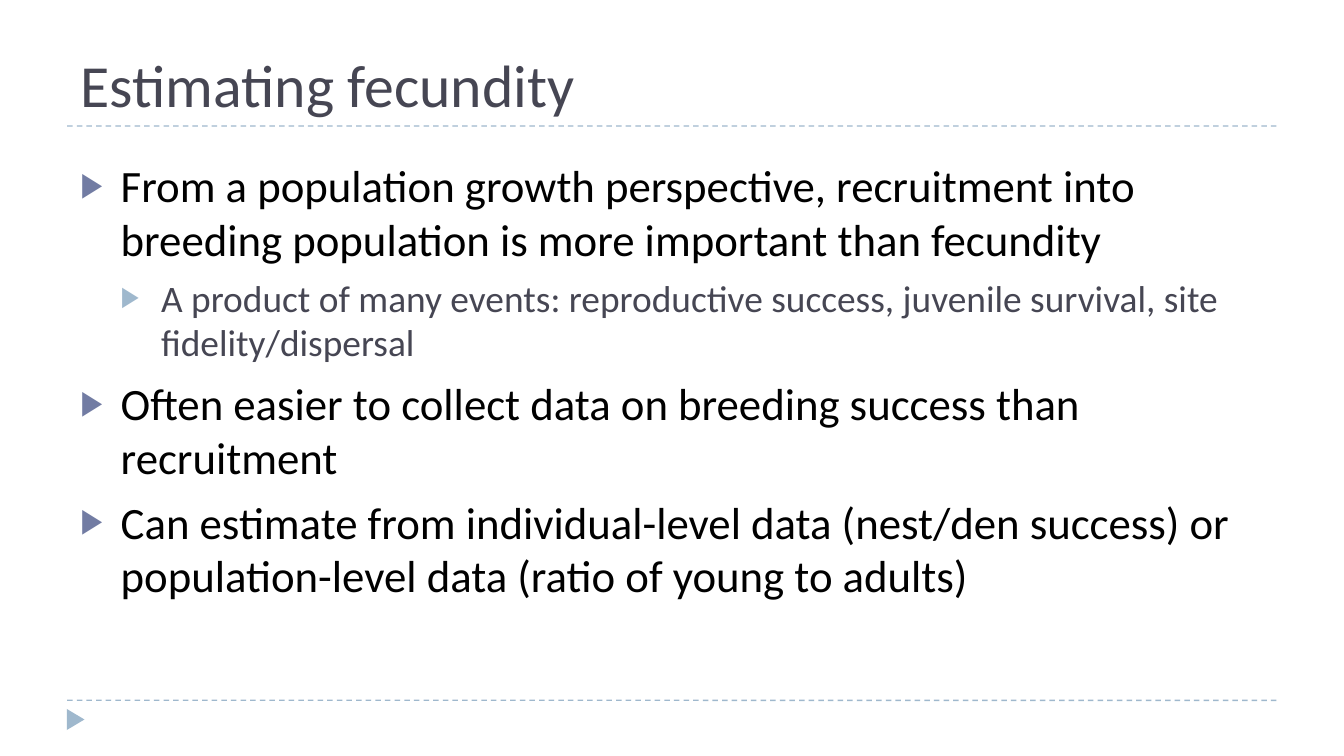
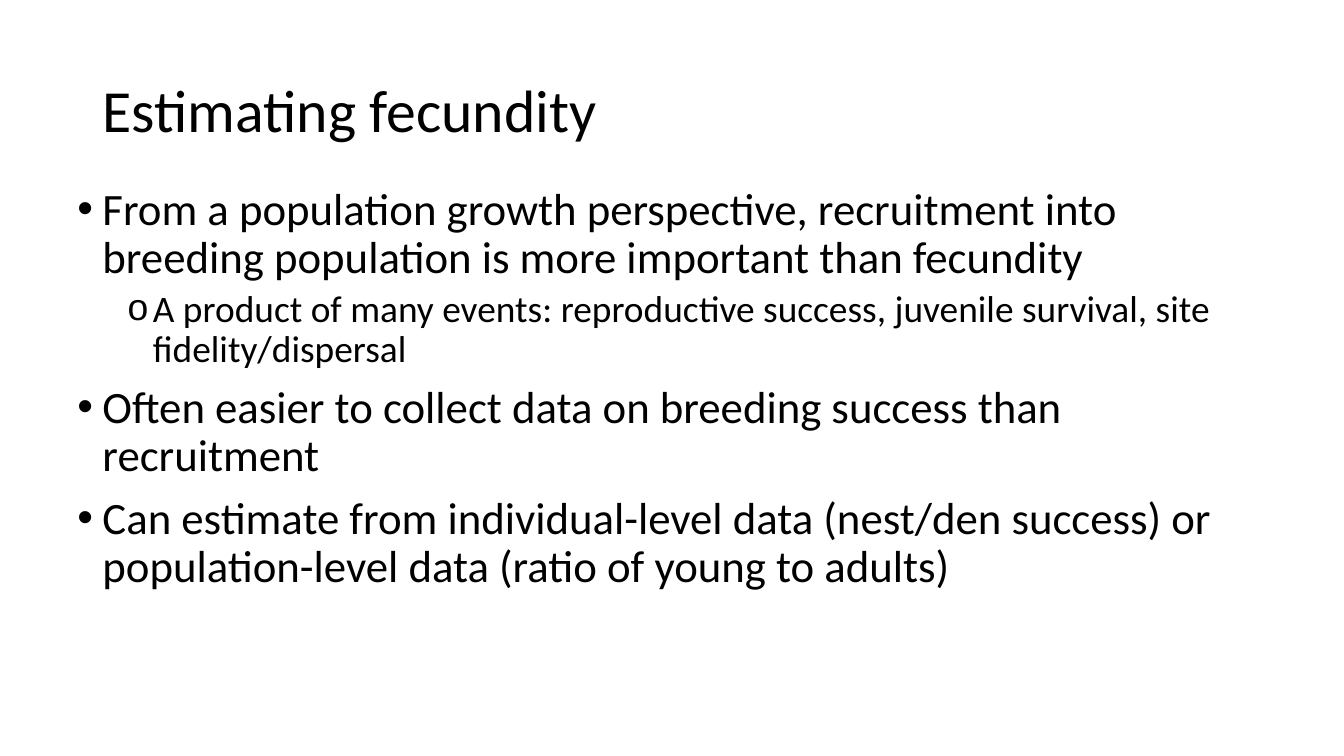
Before and after one commit to ssa200/ssa200.github.io, a slide deck: slide 5 of static/lectures/05_demo-data.pptx. Drawn at 1344x756 pixels with LibreOffice and Linux fonts; fonts in the diff are those of the drawing; background and template pictures are left out. Boxes give left, top, right and bottom in pixels: in the first picture for what was removed or moved away, otherwise in the second. Text is boxed around its words. In the diff, an @@ line names an element or a change of style, - is before the commit and + after.

```diff
--- a/static/lectures/05_demo-data.pptx
+++ b/static/lectures/05_demo-data.pptx
@@ title "Estimating fecundity": place and size @@
-title "Estimating fecundity" at [80,65,574,118]
+title "Estimating fecundity" at [102,90,596,143]
@@ title "Estimating fecundity" at [102,90,596,143]: text colour #464653 to #000000; line spacing 1 to 0.9; vertical alignment bottom to middle @@
@@ line removed from (67, 126) to (1277, 126) @@
@@ text "From a population growth perspective, ...": place and size @@
-text "From a population growth perspective, ..." at [121,171,1229,600]
+text "From a population growth perspective, ..." at [102,194,1210,590]
@@ text "From a population growth perspective, ..." at [102,194,1210,590]: text colour #464653 to #000000 in "A product of many events: reproductive success, ..."; bullet ▶ to •; line spacing 1 to 0.9; more space between paragraphs; bullet ▶ to o; less space between paragraphs @@
@@ line removed from (67, 700) to (1277, 700) @@
@@ triangle removed at [67,709,84,730] @@
```
Also in this commit, not shown: 19 other slides changed, 2 slides added, 1 slide removed.
